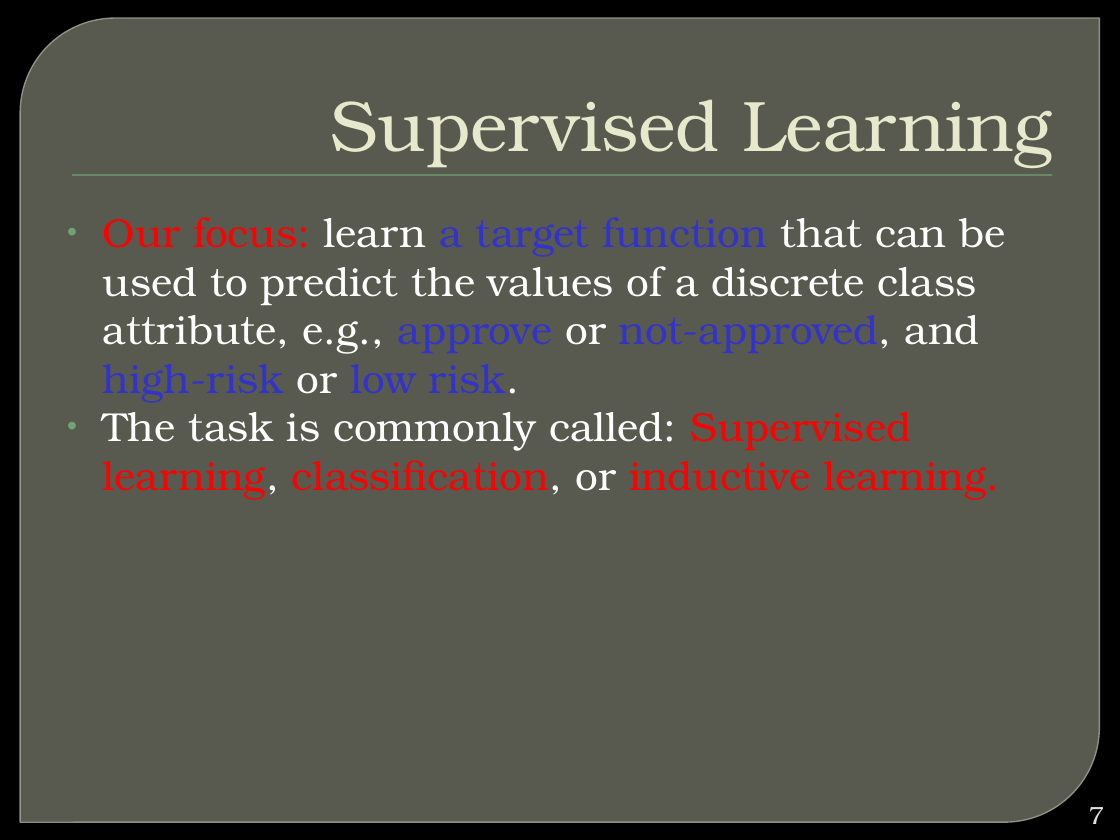
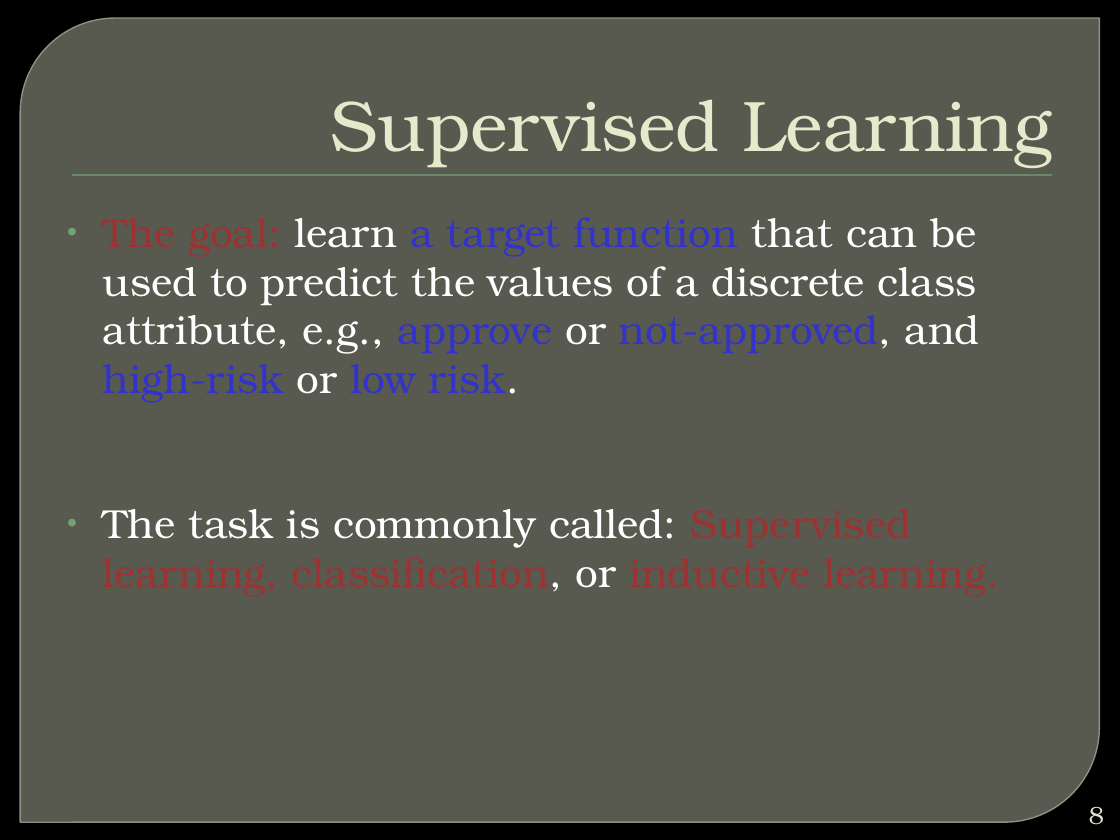
Before and after one commit to winteram/BIA660-2013S, a slide deck: slide 8 of course_docs/20130423/MLclassification.pptx (slide 7 before the commit). Drawn at 1120x840 pixels with LibreOffice and Linux fonts; fonts in the diff are those of the drawing; background and template pictures are left out. Boxes give left, top, right and bottom in pixels: in the first picture for what was removed or moved away, otherwise in the second. Text is boxed around its words. In the diff, an @@ line names an element or a change of style, - is before the commit and + after.

```diff
--- a/course_docs/20130423/MLclassification.pptx
+++ b/course_docs/20130423/MLclassification.pptx
@@ text at box(103, 217, 980, 403): text changed @@
-• Our focus: learn a target function that can be used to predict the values of a discrete class attribute, e.g., approve or not-approved, and high-risk or low risk.
+• The goal: learn a target function that can be used to predict the values of a discrete class attribute, e.g., approve or not-approved, and high-risk or low risk.
@@ text at box(103, 509, 677, 591): text colour #FF0000 to #9D3232 in "Supervised learning, classification, inductive learning."; text colour #FFFFFF to #9D3232 in "learning," @@
@@ page number at box(1089, 806, 1104, 825): text changed @@
-7
+8
```
Also in this commit, not shown: 38 other slides changed, 22 slides added, 7 slides removed.
